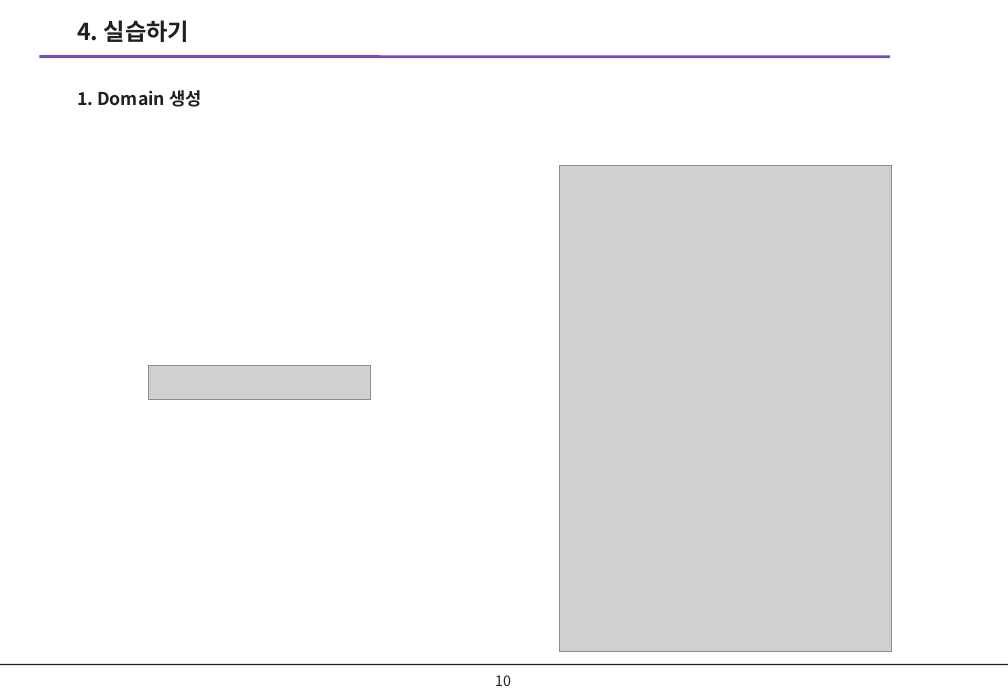
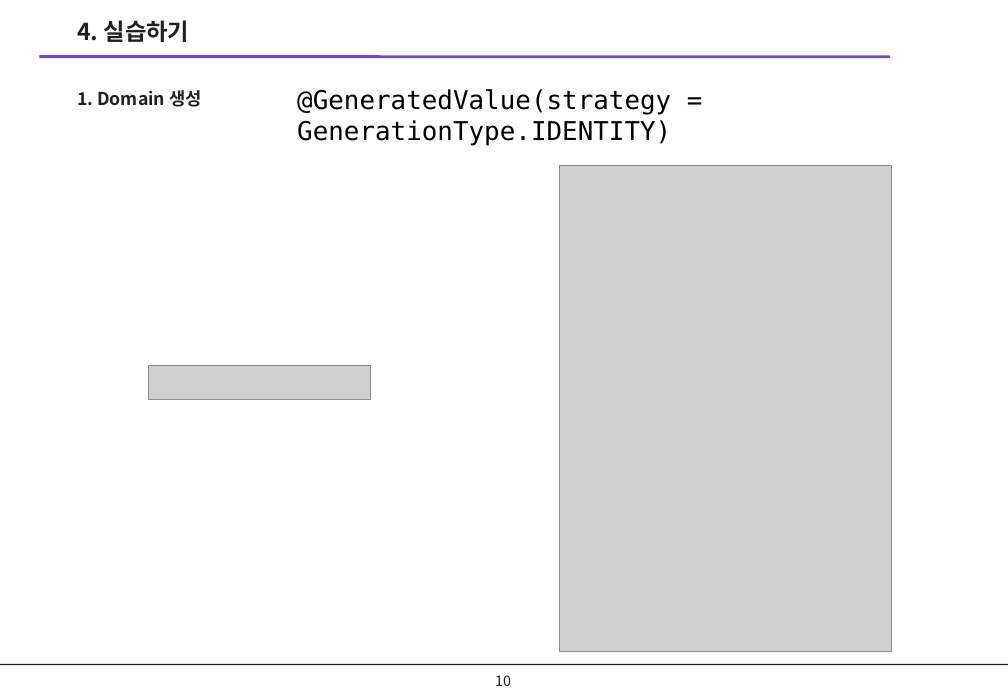
Before and after one commit to noheul1030/KOPO-Spring, a slide deck: slide 11 of KOPO-Spring(윤교수님)/스프링(v2023)/스프링_3-1강 jpa.pptx. Drawn at 1008x698 pixels with LibreOffice and Linux fonts; fonts in the diff are those of the drawing; grey boxes stand for pictures; background and template pictures are left out. Boxes give left, top, right and bottom in pixels: in the first picture for what was removed or moved away, otherwise in the second. Text is boxed around its words. In the diff, an @@ line names an element or a change of style, - is before the commit and + after.

```diff
--- a/KOPO-Spring(윤교수님)/스프링(v2023)/스프링_3-1강 jpa.pptx
+++ b/KOPO-Spring(윤교수님)/스프링(v2023)/스프링_3-1강 jpa.pptx
@@ text added at (x1=297, y1=89, x2=671, y2=145), 20 pt, text #000000 @@
+@GeneratedValue(strategy = GenerationType.IDENTITY)
```
Also in this commit, not shown: 21 other files.
